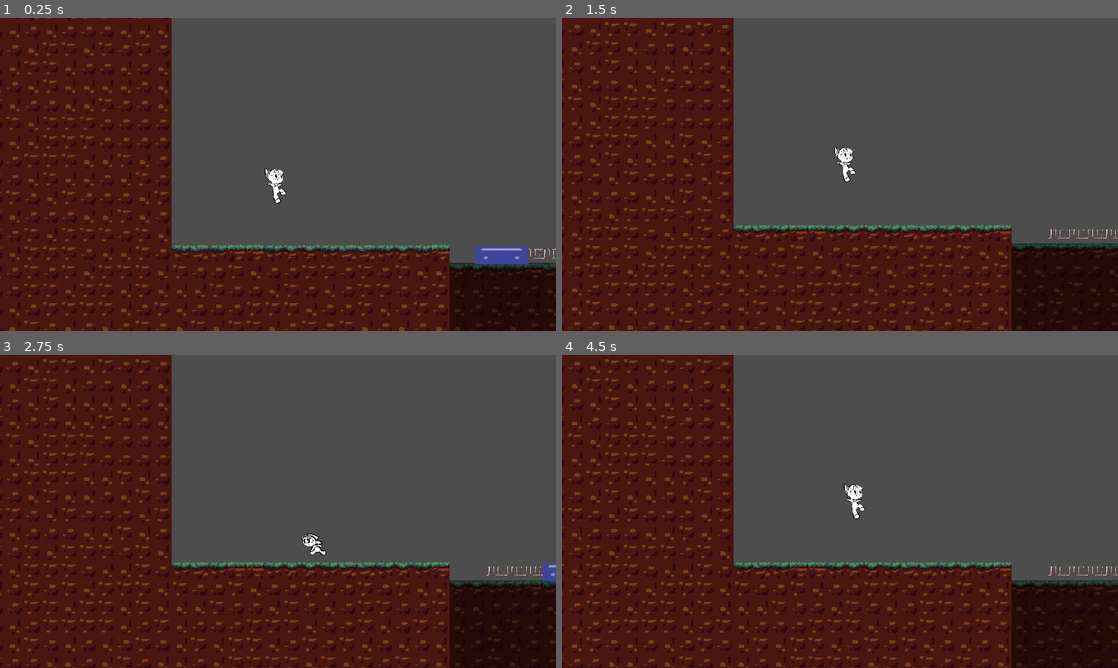
Above: before the commit, frames 1-4 (two rows, left to right).
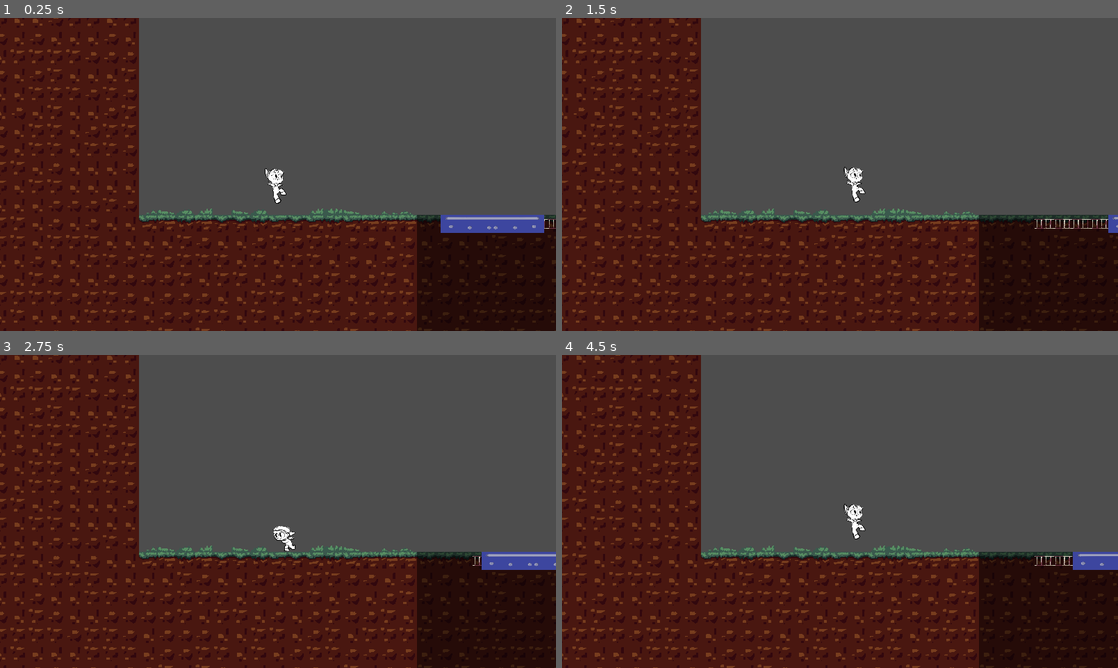
Above: after the commit, the same moments.

Repository: socradeez/DKGJ2023---TDP
Game: Godot game, scene res://player.tscn
Same seed, same stepped clock (60 frames per second), same inputs: the game is played once before the commit and once after it.
Inputs:
- Up to frame 1 (0.25 s): no input
- Up to frame 2 (1.5 s): tap R (reset_character) at 0.5, 1.25 s; hold D (move_right) from 0.53 s (still down); tap J (speed_change_blue) at 0.6 s; tap Space (jump) at 0.77 s; tap L (speed_change_red) at 1.35 s
- Up to frame 3 (2.75 s): tap Space (jump) at 1.52 s; tap R (reset_character) at 2 s; release D (move_right) at 2.03 s; hold A (move_left) from 2.03 s (still down); tap J (speed_change_blue) at 2.1 s
- Up to frame 4 (4.5 s): tap R (reset_character) at 2.75, 3.5, 4.25 s; release A (move_left) at 2.78 s; hold D (move_right) 2.78-4.28 s; tap L (speed_change_red) at 2.85, 4.35 s; tap Space (jump) at 3.02, 3.77 s; tap J (speed_change_blue) at 3.6 s; hold A (move_left) from 4.28 s (still down)

The runs differ from the first frame. In frame 1, 19% of the frame differs, in the area x 0-100%, y 0-100%; in frame 2, 16%; in frame 3, 16%; in frame 4, 16%.

Commit message:
Level tweaks for balancing

Diff:
--- a/Player.gd
+++ b/Player.gd
@@ -27,6 +27,7 @@
 var start_position
 var wall_jump_delay = 0.2
 var wall_jump_timer = 0.0
+var checkpoint2 = false
 
 # Called when the node enters the scene tree for the first time.
 func _ready():
@@ -35,6 +36,9 @@
 
 # Called every frame. 'delta' is the elapsed time since the previous frame.
 func _physics_process(delta):
+	if position.x > 13600 and checkpoint2 == false:
+		start_position = Vector2(13600, -97)
+		checkpoint2 = true
 	velocity.y += gravity * delta
 	if Input.is_action_just_pressed("reset_character"):
 		position = start_position
--- a/player.tscn
+++ b/player.tscn
@@ -432,7 +432,6 @@
 
 [node name="CollisionShape2D" type="CollisionShape2D" parent="BPlatform2Path/BPlatform2Position/AB2DPlatform"]
 position = Vector2(-0.0673828, -63.1729)
-scale = Vector2(1, 1)
 shape = SubResource("RectangleShape2D_x8gwc")
 script = SubResource("GDScript_lerbe")
 
@@ -463,7 +462,6 @@
 
 [node name="CollisionShape2D" type="CollisionShape2D" parent="BPlatform1Path/BPlatform1Position/AB2DPlatform"]
 position = Vector2(0.42334, -63.9536)
-scale = Vector2(1, 1)
 shape = SubResource("RectangleShape2D_cy2o3")
 script = SubResource("GDScript_qwht8")
 
@@ -475,7 +473,7 @@
 
 [node name="Player" type="CharacterBody2D" parent="."]
 z_index = 4
-position = Vector2(8543, -355)
+position = Vector2(-4159, -149)
 floor_constant_speed = true
 safe_margin = 0.1
 script = ExtResource("2_m0yii")
@@ -565,7 +563,6 @@
 
 [node name="CollisionShape2D" type="CollisionShape2D" parent="BPlatform3Path/BPlatform3Position/AB2DPlatform"]
 position = Vector2(-0.358398, -64.9176)
-scale = Vector2(1, 1)
 shape = SubResource("RectangleShape2D_5c7b0")
 script = ExtResource("6_8yqqt")
 
@@ -581,7 +578,7 @@
 metadata/_edit_group_ = true
 
 [node name="BPlatform5Position" type="PathFollow2D" parent="BPlatform5Path"]
-position = Vector2(-411, -349.501)
+position = Vector2(-411, -349.5)
 rotation = -0.00294117
 progress = 923.5
 rotates = false
@@ -597,7 +594,6 @@
 
 [node name="CollisionShape2D" type="CollisionShape2D" parent="BPlatform5Path/BPlatform5Position/AnimatableBody2D"]
 position = Vector2(63.3105, 0.594177)
-scale = Vector2(1, 1)
 shape = SubResource("RectangleShape2D_fpnq4")
 script = ExtResource("6_8yqqt")
 
@@ -628,7 +624,6 @@
 
 [node name="CollisionShape2D" type="CollisionShape2D" parent="RPlatform1Path/RPlatform1Position/AB2DPlatform"]
 position = Vector2(0, -66.9463)
-scale = Vector2(1, 1)
 shape = SubResource("RectangleShape2D_64jn5")
 one_way_collision = true
 script = SubResource("GDScript_0ygxx")
@@ -647,7 +642,7 @@
 metadata/_edit_group_ = true
 
 [node name="RPlatform2Position" type="PathFollow2D" parent="RPlatform2Path"]
-position = Vector2(634.582, -94.0412)
+position = Vector2(634.587, -94.0412)
 progress = 1457.53
 rotates = false
 loop = false
@@ -661,7 +656,6 @@
 
 [node name="CollisionShape2D" type="CollisionShape2D" parent="RPlatform2Path/RPlatform2Position/AB2DPlatform"]
 position = Vector2(-0.382813, -63.3958)
-scale = Vector2(1, 1)
 shape = SubResource("RectangleShape2D_11mns")
 script = SubResource("GDScript_d4ud1")
 
Not shown, added: DKGJ2023.console.exe
Not shown, changed: DKGJ2023.exe
Not shown, changed: DKGJ2023.pck
